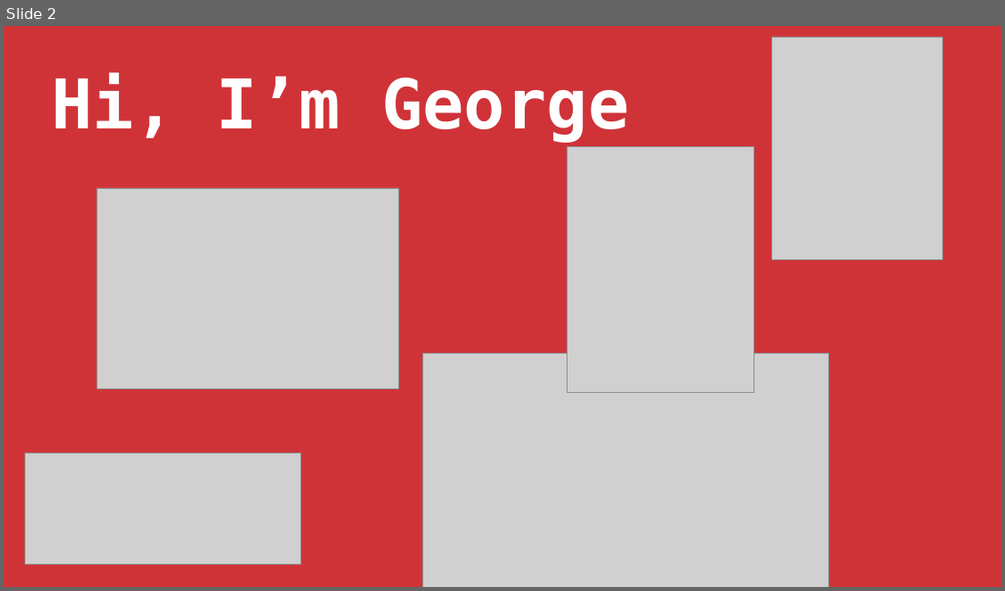
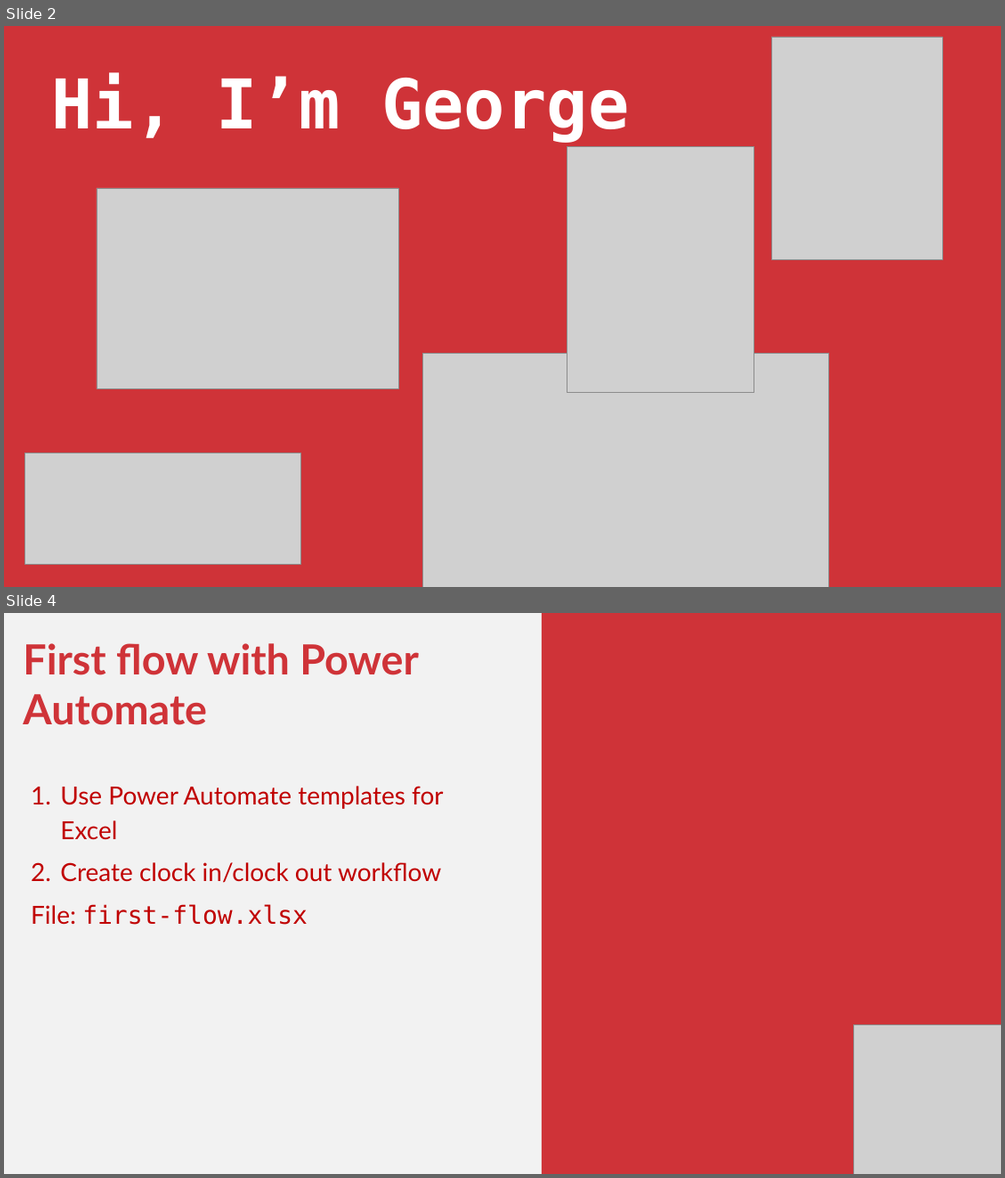
Before and after one commit to stringfestdata/first-steps-power-automate, a slide deck: first-steps-power-automate.pptx. Shown one above the other, each under a label of ours: slide 2 before the commit, slides 2 and 4 after it; the slides between them are not shown. The pictures are 1005x591 and 1005x1178 pixels, drawn with LibreOffice and Linux fonts; fonts in the diff are those of the drawing; grey boxes stand for pictures. Boxes give left, top, right and bottom in pixels: in the first picture for what was removed or moved away, otherwise in the second. Text is boxed around its words. In the diff, an @@ line names an element or a change of style, - is before the commit and + after.

```diff
--- a/first-steps-power-automate.pptx
+++ b/first-steps-power-automate.pptx
@@ slide 4 added at (4,613,1001,1174), background #F2F2F2 @@
@@ rectangle added at (542,613,1001,1174), fill #CF3338 @@
@@ text added at (23,643,443,925), 36 pt, text #C00000 @@
+First flow with Power Automate
+1. Use Power Automate templates for Excel
+2. Create clock in/clock out workflow
+File: first-flow.xlsx
@@ picture added at (853,1024,1001,1174) @@
```
Also in this commit, not shown: 2 slides changed, 2 other slides added, 13 slides removed.
